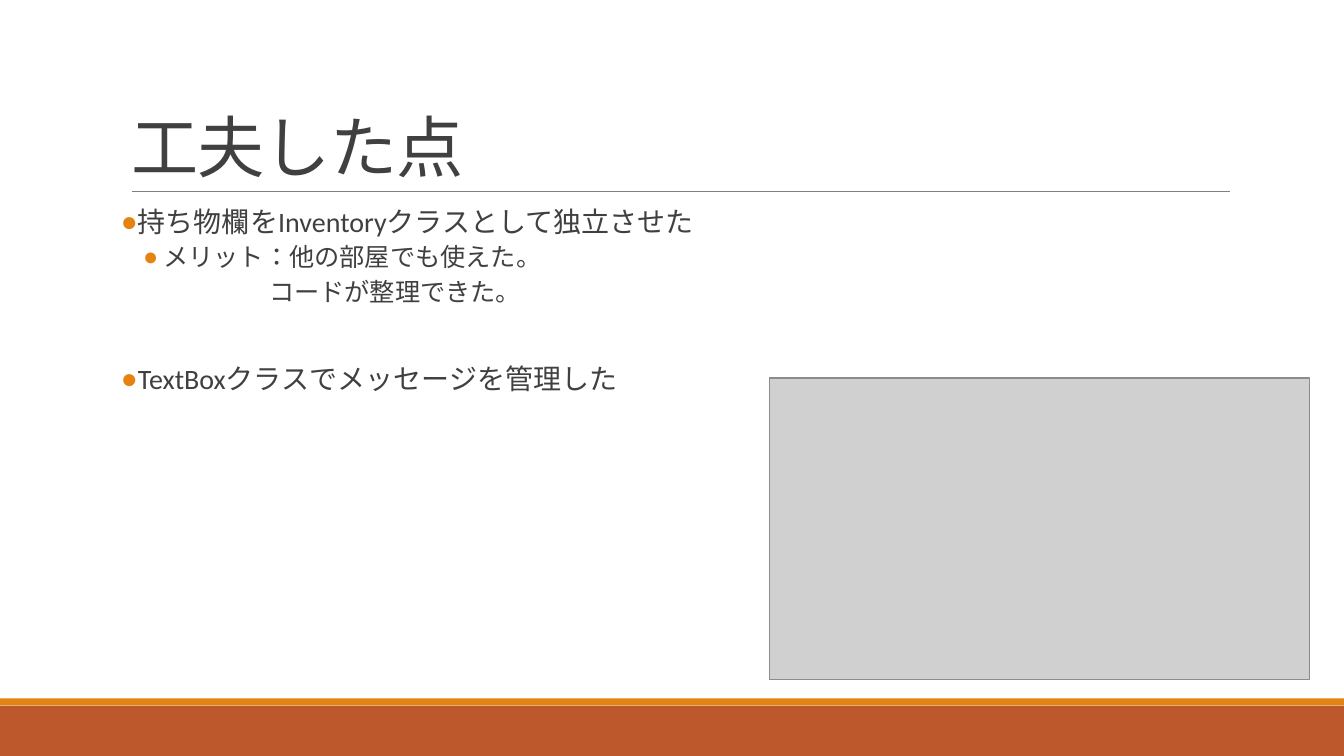
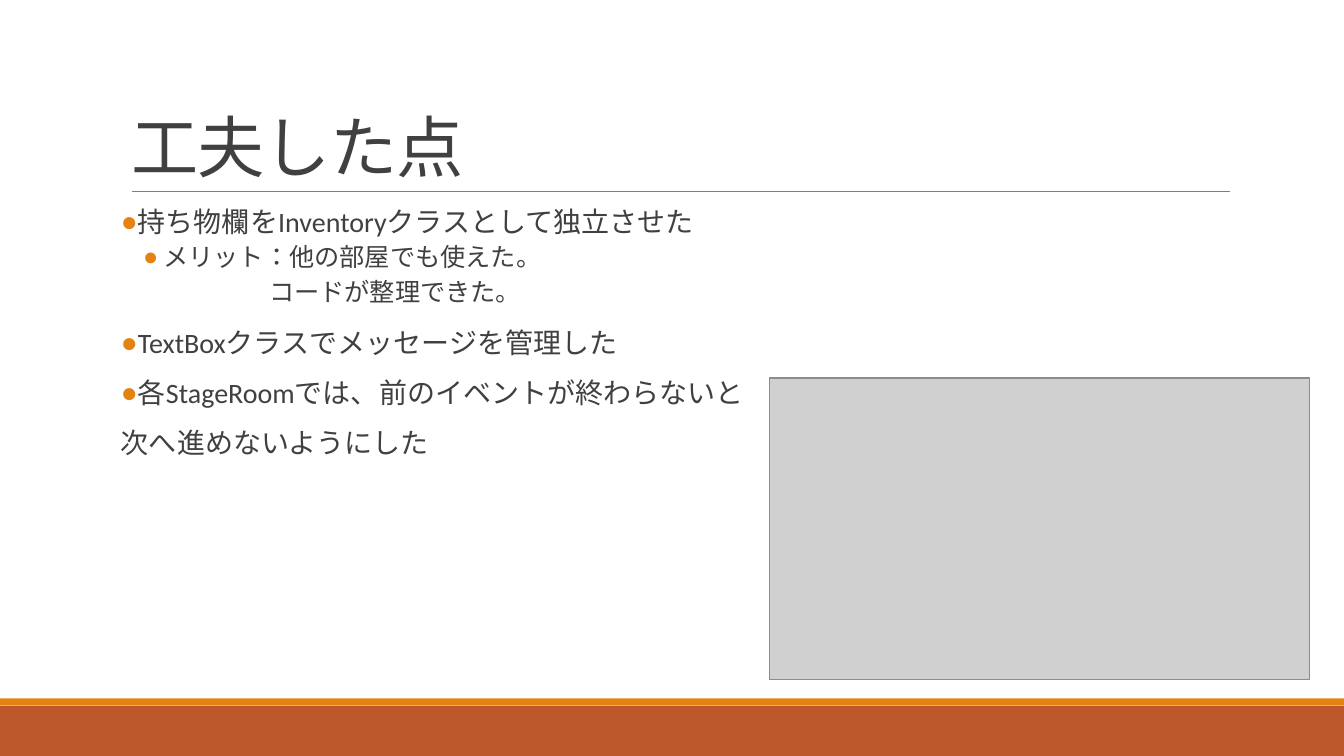
Before and after one commit to YudaiSugimoto17/team-7, a slide deck: slide 7 of presentation/presentation.pptx (slide 8 before the commit). Drawn at 1344x756 pixels with LibreOffice and Linux fonts; fonts in the diff are those of the drawing; grey boxes stand for pictures. Boxes give left, top, right and bottom in pixels: in the first picture for what was removed or moved away, otherwise in the second. Text is boxed around its words. In the diff, an @@ line names an element or a change of style, - is before the commit and + after.

Commit message:
変更しました
竹田

```diff
--- a/presentation/presentation.pptx
+++ b/presentation/presentation.pptx
@@ text at [121,379,744,455]: paragraphs added @@
+● 各StageRoomでは、前のイベントが終わらないと
+次へ進めないようにした
```
Also in this commit, not shown: 1 slide removed.
